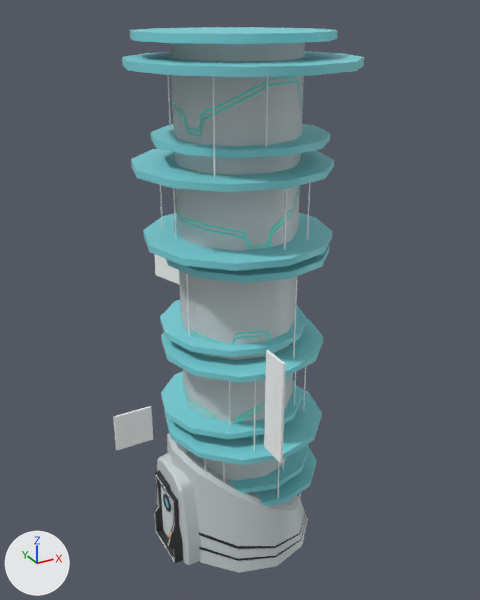
The FBX model Assets/Models/Crossing/Crossing_Buildings/Individual_Buildings/Exchange.fbx: old version first, new version second.
Camera for both pictures: a 50 mm camera at (0.303, -0.205, 0.496) aimed at (0.572, 0.283, 0.252). Lighting does not change. The marker at lower left points along +X, +Y and +Z. Where no turn or scale is listed for an object, it has been applied to the vertices. Vertices at the same position are counted once.

Before the edit, the objects in view are built like this:
```python
me_mesh = bpy.data.meshes.new('Mesh')
me_mesh.from_pydata(...)  # 1269 vertices, 1313 faces; spans x -0.105..0.105, y -0.107..0.107, z -0.241..0.241
# faces by material slot: [977, 336]
me_mesh.materials.append(mat_light_illuminate)  # picture img_lights_jpg
me_mesh.materials.append(mat_flatcolorbase)  # picture img_plaza_01_diffuse_jpg
ob_exchange = bpy.data.objects.new('Exchange', me_mesh)
ob_exchange.location = (0.5623, 0.2816, 0.2393)
```
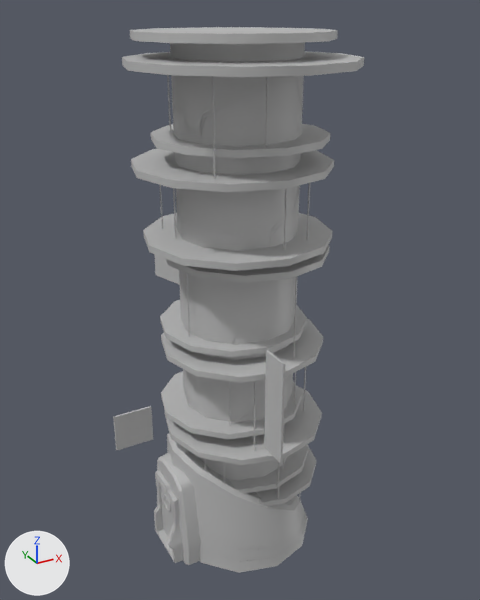
Location of each change, [x1, y1, x2, y2] in pixels of the pictures (480 x 600 px):
part 1 of me_mesh, recoloured (cyan to grey): [113, 27, 364, 562] in both
part 2 of me_mesh, recoloured: [154, 42, 308, 573] in both

Patch to the scene script:
```diff
--- a/Assets/Models/Crossing/Crossing_Buildings/Individual_Buildings/Exchange.fbx.py
+++ b/Assets/Models/Crossing/Crossing_Buildings/Individual_Buildings/Exchange.fbx.py
@@ mat_environment_02 @@
+mat_environment_02 = principled_material('Environment_02')
+mat_environment_02.base_color = (0.5, 0.5, 0.5)  # grey #bcbcbc
@@ me_mesh @@
 me_mesh.from_pydata(...)  # 1269 vertices, 1313 faces; spans x -0.105..0.105, y -0.107..0.107, z -0.241..0.241
 # used by ob_exchange; location = (0.5623, 0.2816, 0.2393)
+# me_mesh part 1: all 977 faces that had it switch from mat_light_illuminate (picture img_lights_jpg) to mat_environment_02 (grey #bcbcbc)
+# me_mesh part 2: all 336 faces that had it switch from mat_flatcolorbase (picture img_plaza_01_diffuse_jpg) to mat_environment_02 (grey #bcbcbc)
```
